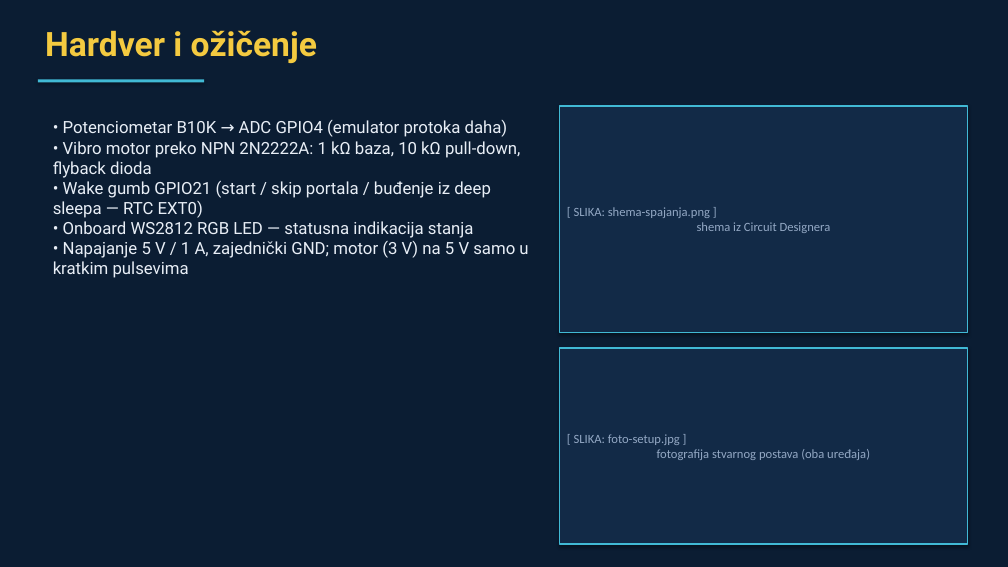
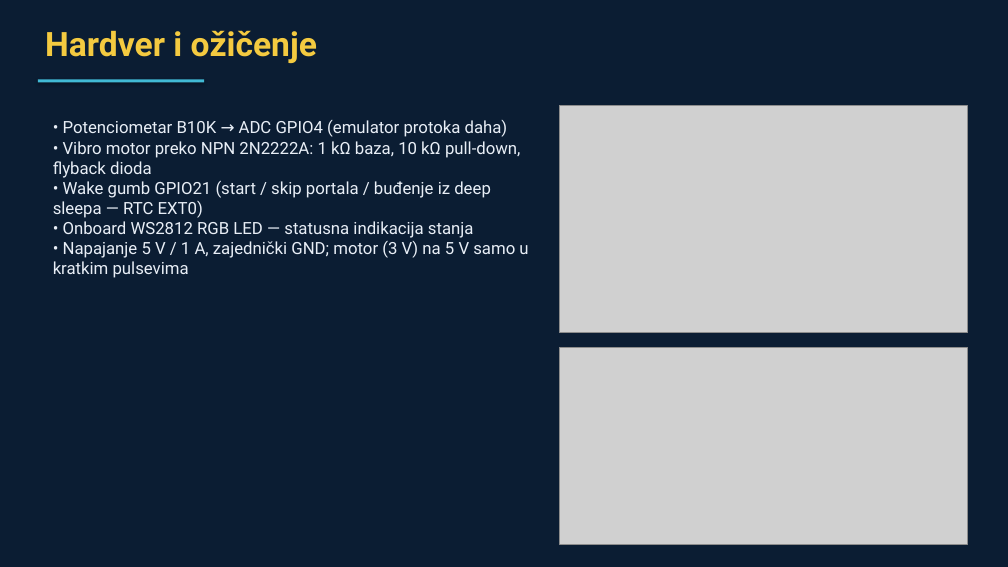
Before and after one commit to hrco69/SpiroBird, a slide deck: slide 4 of docs/presentation/SpiroBird-prezentacija.pptx. Drawn at 1008x567 pixels with LibreOffice and Linux fonts; fonts in the diff are those of the drawing; grey boxes stand for pictures. Boxes give left, top, right and bottom in pixels: in the first picture for what was removed or moved away, otherwise in the second. Text is boxed around its words. In the diff, an @@ line names an element or a change of style, - is before the commit and + after.

Commit message:
Prezentacija: finalna verzija sa svim slikama (MPO fotke konvertirane u JPEG)

```diff
--- a/docs/presentation/SpiroBird-prezentacija.pptx
+++ b/docs/presentation/SpiroBird-prezentacija.pptx
@@ rectangle removed at <box>560,106,968,333</box> @@
-[ SLIKA: shema-spajanja.png ]
-shema iz Circuit Designera
@@ picture added at <box>560,106,968,333</box> @@
@@ rectangle removed at <box>560,348,968,544</box> @@
-[ SLIKA: foto-setup.jpg ]
-fotografija stvarnog postava (oba uređaja)
@@ picture added at <box>560,348,968,544</box> @@
```
Also in this commit, not shown: 6 other slides changed, 2 other files.
